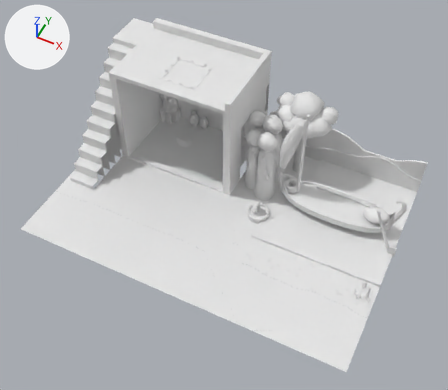
A saved change to the Blender file assets/miracles/model/galilee.blend.
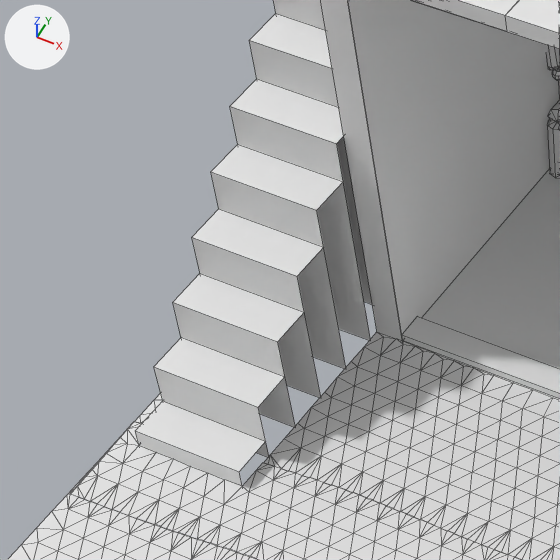
The first picture shows the older version from a 50 mm camera at (0.65, -1.112, 1.709) aimed at (0.025, 0.138, 0.146). The close-ups show the older and then the newer version on the part from 9% to 36% of the width and 21% to 53% of the height of that picture. Only the edits that show in the close-ups are written down. Every picture has the same lights, and +X, +Y and +Z are marked at upper left. The close-ups show mesh edges as thin lines.

Objects in the first close-up: 'crowd5', 'ground', 'house', 'houseIn', 'road', 'stair'.
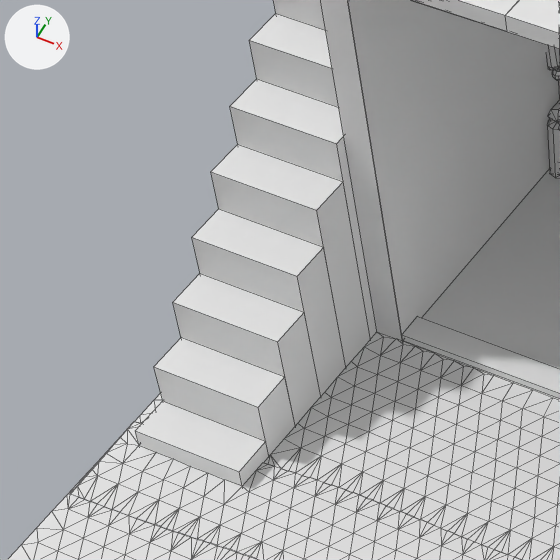
Pixel boxes (x1, y1, x2, y2) of what changed, in the close-ups (560 x 560 px):
```json
{"object": "stair", "change": "reshaped", "before": [135, 0, 372, 486], "after": [135, 0, 377, 486]}
{"part": 1, "of": "me_stair", "change": "added", "after": [239, 136, 377, 486]}
```

The change, as JSON lines over the scene's bpy script:
```json
{"block": "me_stair", "where": "# used by ob_stair; parent = ob_galilee; location = (-0.529, 0.323, 0.0)"}
{"block": "me_stair", "where": "# verts and faces of me_stair; kept vertices keep their numbers, new ones are numbered from 68"}
{"block": "me_stair", "where": "# before: 4 (0.051, -0.225, 0.0) at pixel (269, 457), 5 (0.051, -0.262, 0.0), 6 (0.051, -0.225, 0.02) at pixel (265, 441), 7 (0.051, -0.262, 0.02) at pixel (239, 471), 11 (0.051, -0.186, 0.0) at pixel (295, 427)"}
{"block": "me_stair", "where": "# before: 12 (0.051, -0.186, 0.06) at pixel (284, 376), 13 (0.051, -0.225, 0.06) at pixel (258, 407), 17 (0.051, -0.148, 0.0), 18 (0.051, -0.148, 0.1) at pixel (304, 312), 19 (0.051, -0.186, 0.1) at pixel (277, 341)"}
{"block": "me_stair", "where": "# before: 23 (0.051, -0.111, 0.0), 24 (0.051, -0.111, 0.14) at pixel (323, 247), 25 (0.051, -0.148, 0.14) at pixel (297, 276), 29 (0.051, -0.072, 0.0) at pixel (370, 340), 30 (0.051, -0.072, 0.18) at pixel (343, 181)"}
{"block": "me_stair", "where": "# before: 31 (0.051, -0.111, 0.18) at pixel (316, 210), 35 (0.051, -0.034, 0.0), 36 (0.051, -0.034, 0.22), 37 (0.051, -0.072, 0.22) at pixel (336, 143)"}
{"op": "remove", "block": "me_stair", "code": "me_stair.from_pydata(...)  # 68 vertices, 34 faces; spans x -0.051..0.051, y -0.262..0.262, z 0.0..0.4"}
{"op": "add", "block": "me_stair", "code": "me_stair.from_pydata(...)  # 68 vertices, 40 faces; spans x -0.051..0.051, y -0.262..0.262, z 0.0..0.4"}
{"block": "me_stair", "change": "me_stair part 1"}
{"op": "add", "block": "me_stair", "code": "faces += [(4, 6, 7, 5), (4, 11, 12, 13), (11, 17, 18, 19), (17, 23, 24, 25), (23, 29, 30, 31), (29, 35, 36, 37)]"}
```
